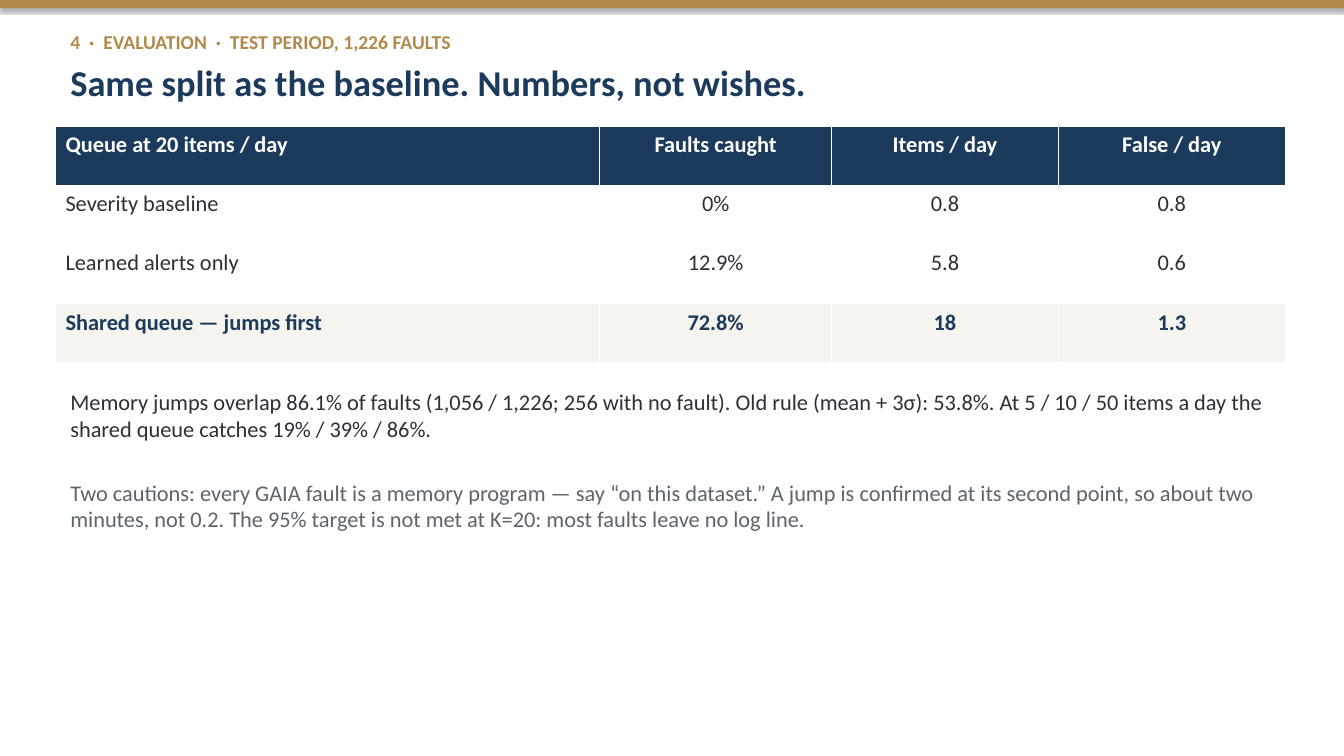
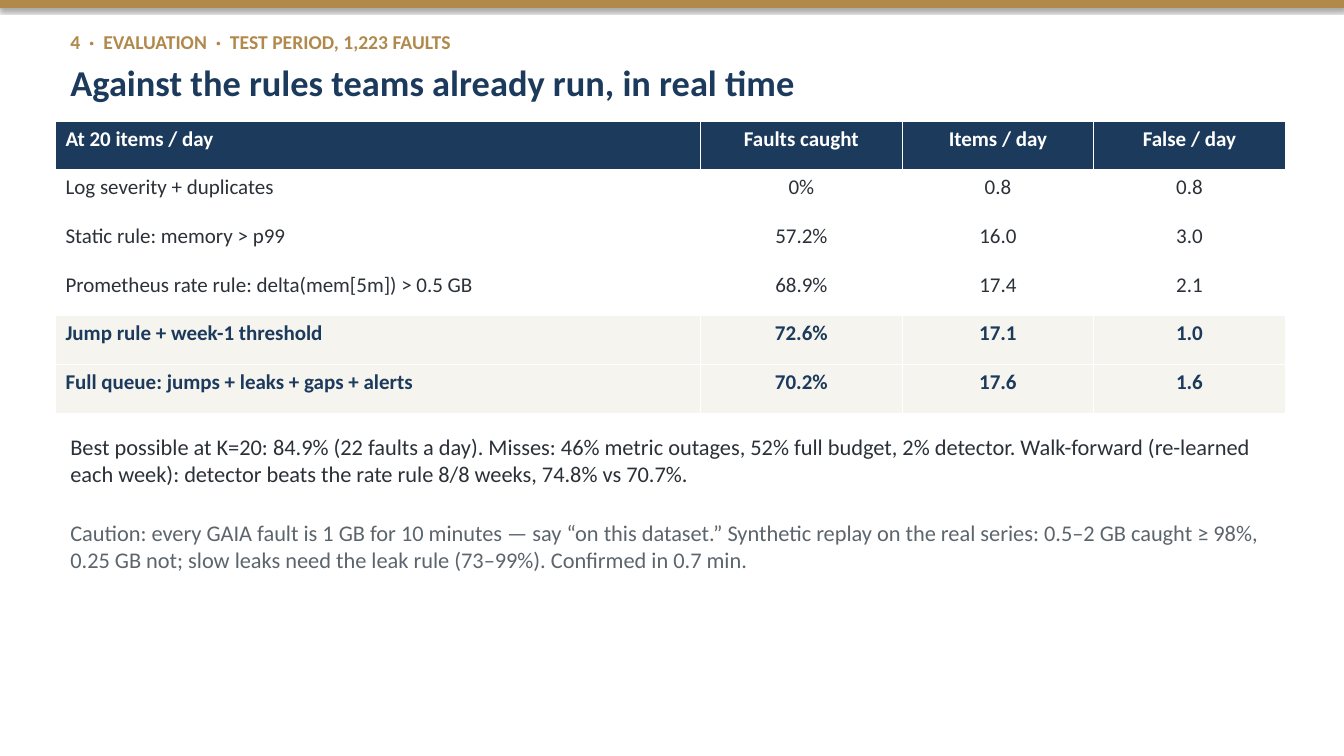
Before and after one commit to amamsy90/alert-fatigue-reduction, a slide deck: slide 4 of Alert_Fatigue_Proposal_Rehearsal.pptx. Drawn at 1344x756 pixels with LibreOffice and Linux fonts; fonts in the diff are those of the drawing. Boxes give left, top, right and bottom in pixels: in the first picture for what was removed or moved away, otherwise in the second. Text is boxed around its words. In the diff, an @@ line names an element or a change of style, - is before the commit and + after.

```diff
--- a/Alert_Fatigue_Proposal_Rehearsal.pptx
+++ b/Alert_Fatigue_Proposal_Rehearsal.pptx
@@ text at box(70, 36, 451, 52): text changed @@
-4 · EVALUATION · TEST PERIOD, 1,226 FAULTS
+4 · EVALUATION · TEST PERIOD, 1,223 FAULTS
@@ text at box(70, 70, 794, 102): text changed @@
-Same split as the baseline. Numbers, not wishes.
+Against the rules teams already run, in real time
@@ table at box(55, 121, 1286, 413) @@
-row 1: Queue at 20 items / day | Faults caught | Items / day | False / day
-row 2: Severity baseline | 0% | 0.8 | 0.8
-row 3: Learned alerts only | 12.9% | 5.8 | 0.6
-row 4: Shared queue — jumps first | 72.8% | 18 | 1.3
+row 1: At 20 items / day | Faults caught | Items / day | False / day
+row 2: Log severity + duplicates | 0% | 0.8 | 0.8
+row 3: Static rule: memory > p99 | 57.2% | 16.0 | 3.0
+row 4: Prometheus rate rule: delta(mem[5m]) > 0.5 GB | 68.9% | 17.4 | 2.1
+row 5: Jump rule + week-1 threshold | 72.6% | 17.1 | 1.0
+row 6: Full queue: jumps + leaks + gaps + alerts | 70.2% | 17.6 | 1.6
@@ table: place and size @@
-table at box(55, 126, 1286, 363)
+table at box(55, 121, 1286, 413)
@@ text at box(70, 439, 1249, 485): text changed @@
-Memory jumps overlap 86.1% of faults (1,056 / 1,226; 256 with no fault). Old rule (mean + 3σ): 53.8%. At 5 / 10 / 50 items a day the shared queue catches 19% / 39% / 86%.
+Best possible at K=20: 84.9% (22 faults a day). Misses: 46% metric outages, 52% full budget, 2% detector. Walk-forward (re-learned each week): detector beats the rate rule 8/8 weeks, 74.8% vs 70.7%.
@@ text at box(70, 525, 1257, 571): text changed @@
-Two cautions: every GAIA fault is a memory program — say “on this dataset.” A jump is confirmed at its second point, so about two minutes, not 0.2. The 95% target is not met at K=20: most faults leave no log line.
+Caution: every GAIA fault is 1 GB for 10 minutes — say “on this dataset.” Synthetic replay on the real series: 0.5–2 GB caught ≥ 98%, 0.25 GB not; slow leaks need the leak rule (73–99%). Confirmed in 0.7 min.
```
Also in this commit, not shown: 3 other slides changed, 57 other files.
